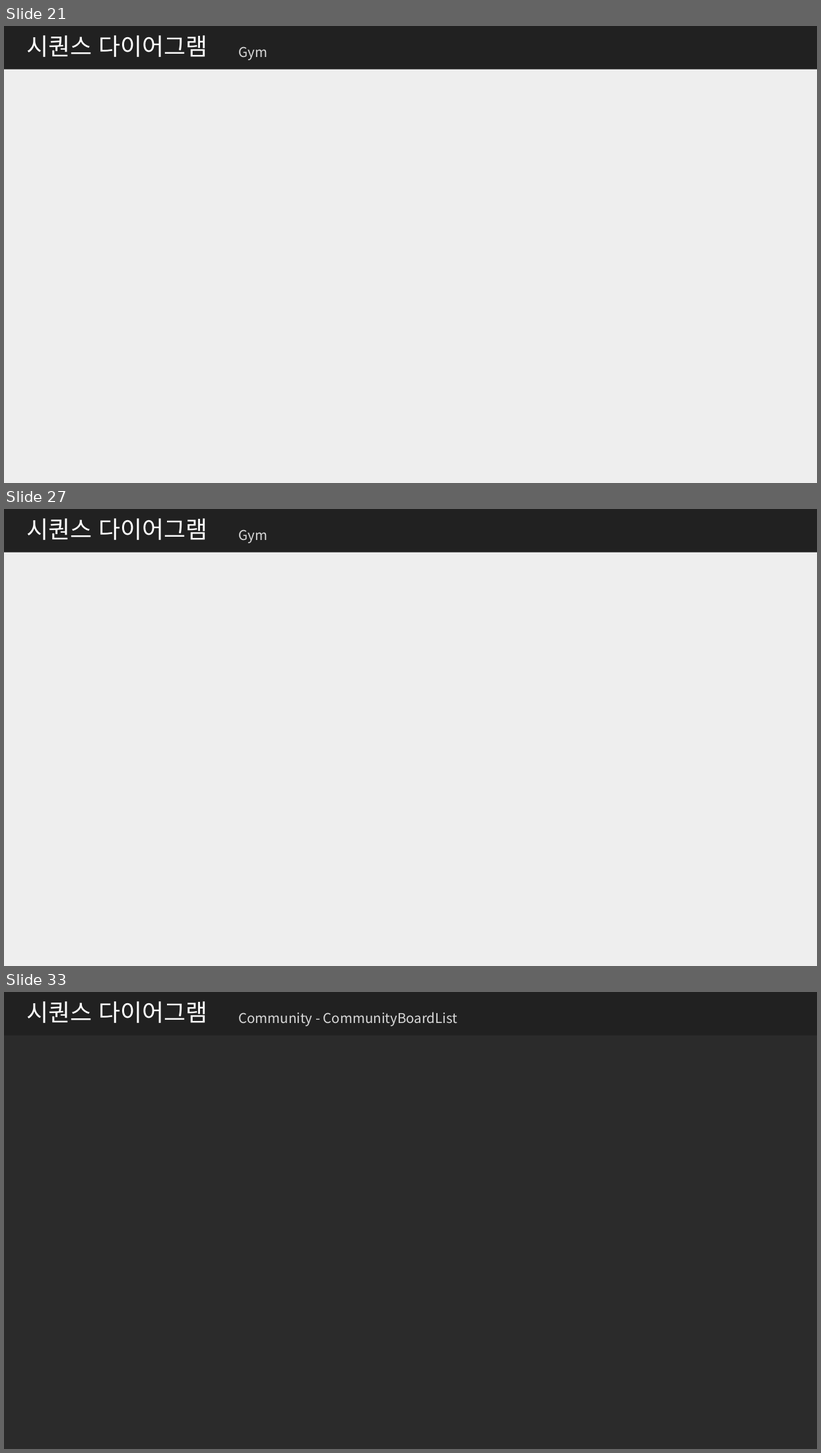
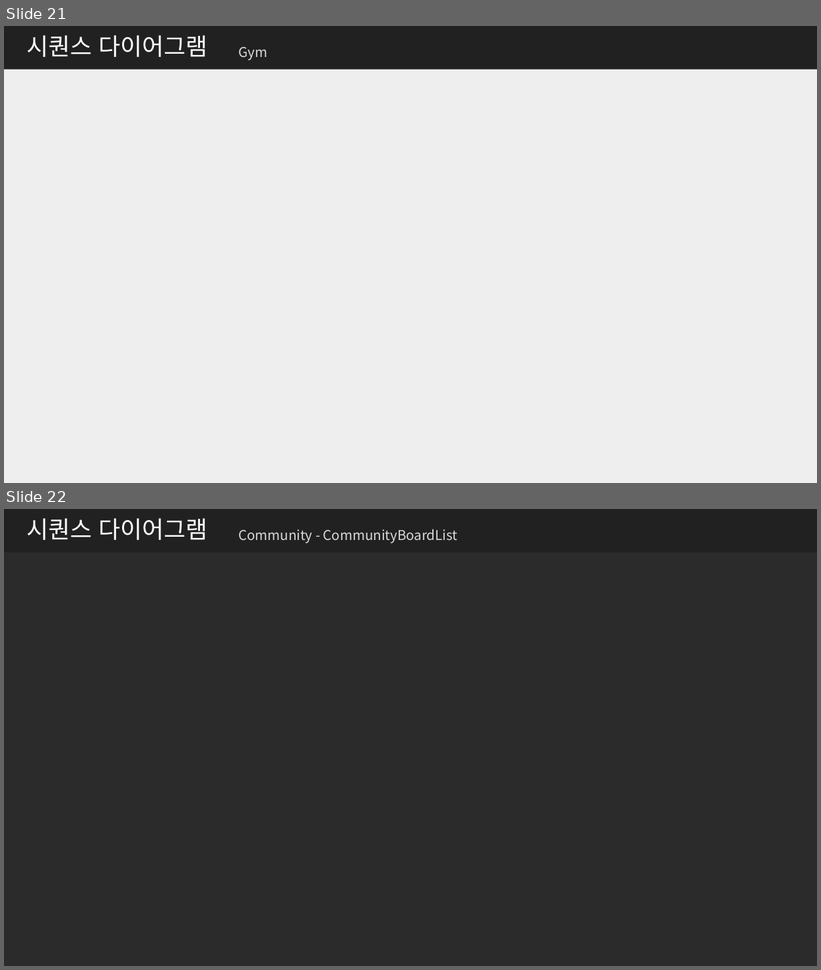
Before and after one commit to me0768/KHFinalProject, a slide deck: 보고서/클래스설계서_Final_Project.pptx. Shown one above the other, each under a label of ours: slides 21, 27 and 33 before the commit, slides 21 and 22 after it; the slides between them are not shown. The pictures are 821x1453 and 821x970 pixels, drawn with LibreOffice and Linux fonts; fonts in the diff are those of the drawing; background and template pictures are left out; a plain dark background stands for a picture behind light text. Boxes give left, top, right and bottom in pixels: in the first picture for what was removed or moved away, otherwise in the second. Text is boxed around its words. In the diff, an @@ line names an element or a change of style, - is before the commit and + after.

Commit message:
Revert "시퀀스"
This reverts commit 3400d00cdaf4b3956d3aa3978612f49c06f4f474.

```diff
--- a/보고서/클래스설계서_Final_Project.pptx
+++ b/보고서/클래스설계서_Final_Project.pptx
@@ slide 27 removed at (x1=4, y1=509, x2=817, y2=966), background #EEEEEE; not listed: 1 template element that a slide beside it also shows @@
@@ title removed at (x1=27, y1=518, x2=208, y2=540) @@
-시퀀스 다이어그램
@@ text removed at (x1=238, y1=529, x2=267, y2=543) @@
-Gym
@@ what was slide 33 is now slide 22 @@
```
Also in this commit, not shown: 10 other slides removed, 5 other files.
